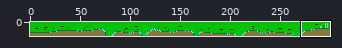
Two states of a sprite sheet, res/lvls/3.png. The first picture is a wide view before the edit; the outline marks the close-up.
Close-up. The starting point:
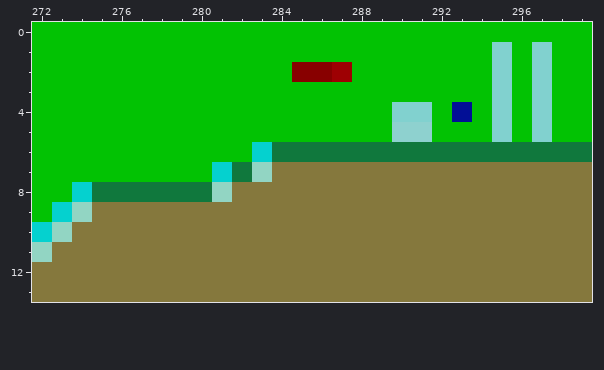
The file is 300x14 pixels. Colours within 5 levels of each other are drawn and written as one. Shown: x 272..299, y 0..13.
The result:
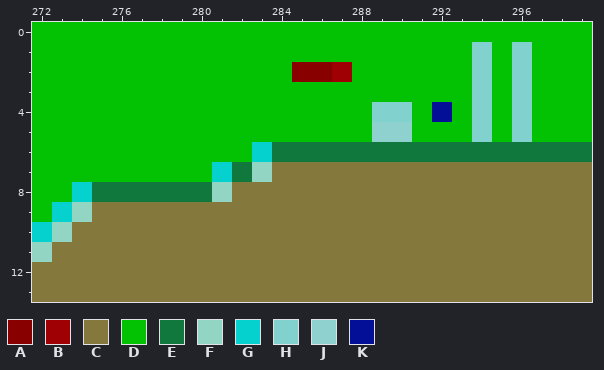
Palette (. is transparent): A #880000  B #9e0003  C #85783d  D #02c203  E #10783d  F #92d5c3  G #05d1cf  H #81d1cf  J #8ed1cf  K #020f96
Edits made:
{"y":1,"x":294,"old":"DHDH","new":"HDHD"}
{"y":2,"x":294,"old":"DHDH","new":"HDHD"}
{"y":3,"x":294,"old":"DHDH","new":"HDHD"}
{"y":4,"x":289,"old":"D","new":"H"}
{"y":4,"x":291,"old":"HDKDHDH","new":"DKDHDHD"}
{"y":5,"x":289,"old":"D","new":"J"}
{"y":5,"x":291,"old":"J","new":"D"}
{"y":5,"x":294,"old":"DHDH","new":"HDHD"}
{"label":"changed","picture_box":[372,42,552,142]}
